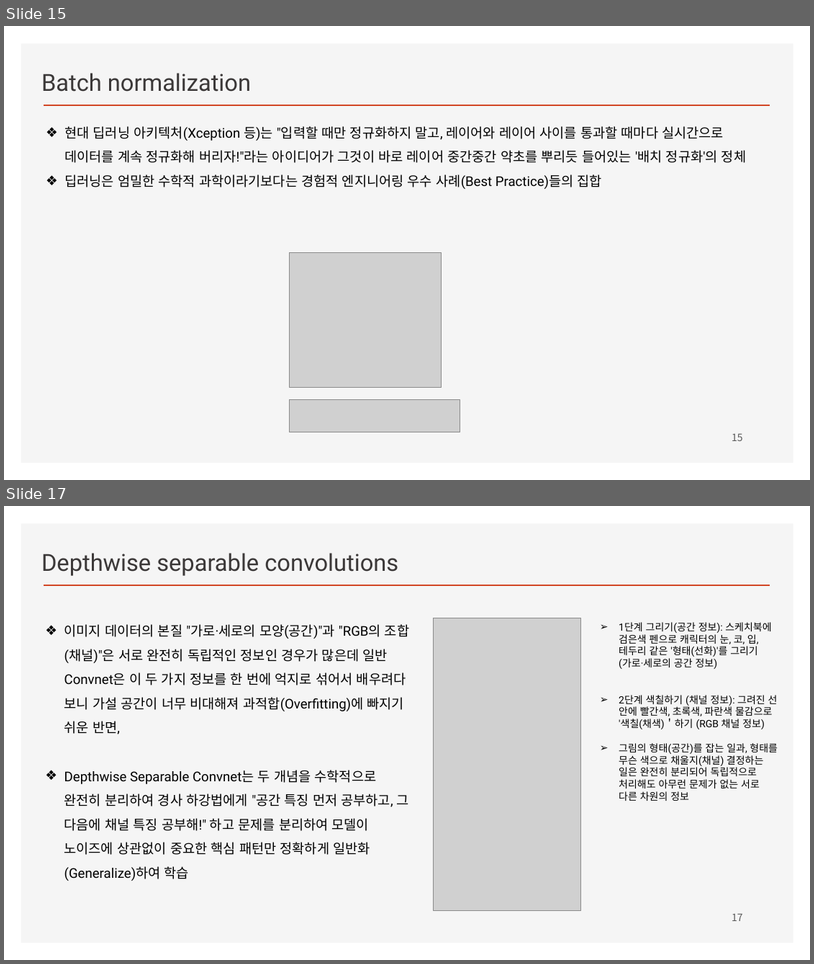
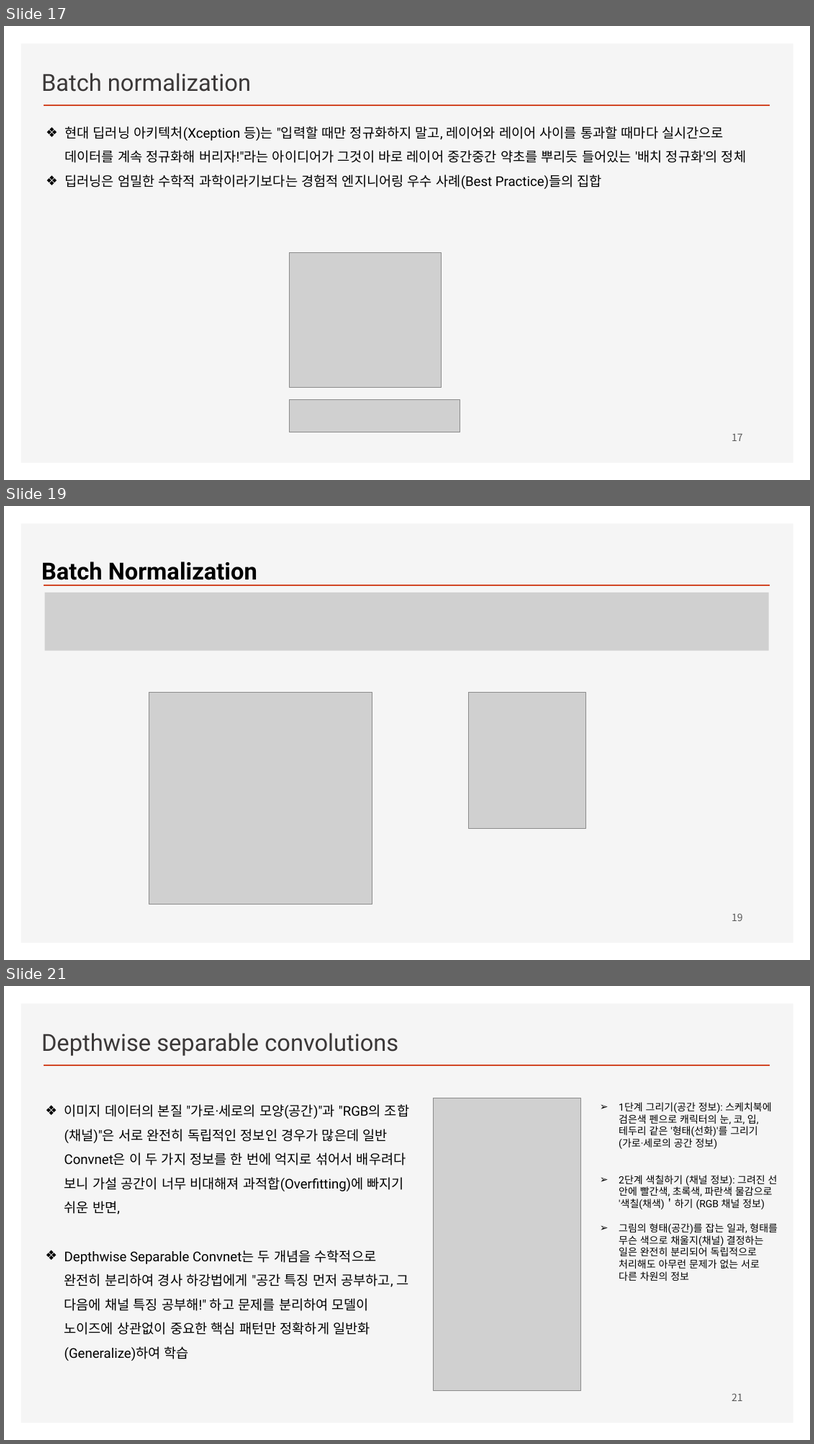
Before and after one commit to ancestor9/2026_Fall_Deep-Learning-with-Python, a slide deck: Chapter 09 ConvNet architecture patterns.pptx. Shown one above the other, each under a label of ours: slides 15 and 17 before the commit, slides 17, 19 and 21 after it; the slides between them are not shown. The pictures are 814x964 and 814x1444 pixels, drawn with LibreOffice and Linux fonts; fonts in the diff are those of the drawing; grey boxes stand for pictures; background and template pictures are left out. Boxes give left, top, right and bottom in pixels: in the first picture for what was removed or moved away, otherwise in the second. Text is boxed around its words. In the diff, an @@ line names an element or a change of style, - is before the commit and + after.

```diff
--- a/Chapter 09 ConvNet architecture patterns.pptx
+++ b/Chapter 09 ConvNet architecture patterns.pptx
@@ slide 19 added at [4, 506, 810, 960], background #FFFFFF; not listed: 2 template elements that a slide beside it also shows @@
@@ text added at [41, 561, 257, 585], 28 pt, text #000000, bold @@
+Batch Normalization
@@ picture added at [44, 592, 769, 651] @@
@@ picture added at [149, 692, 373, 903] @@
@@ picture added at [469, 692, 586, 828] @@
@@ page number added at [732, 913, 743, 921], 12 pt, text #595959 @@
+19
@@ what was slide 15 is now slide 17 @@
@@ page number at [732, 434, 743, 441]: text changed @@
-15
+17
@@ what was slide 17 is now slide 21 @@
@@ page number at [732, 1393, 743, 1401]: text changed @@
-17
+21
```
Also in this commit, not shown: 6 other slides added, 1 slide removed.
